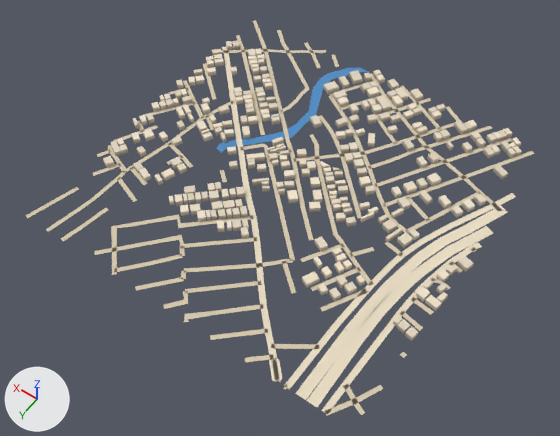
A saved change to the glTF model public/assets/bengaluru-region-v1/tiles/t-14_5-l1.glb.
The view is the same before and after, from a camera (50 mm lens) standing at (-7131.0, 3316.0, 797.0) and looking at (-6757.0, 2792.0, -26.0). Every picture has the same lights, and +X, +Y and +Z are marked at lower left. The picture after the commit comes second.

Names of what the first picture shows: 'building', 'ground', 'water'.
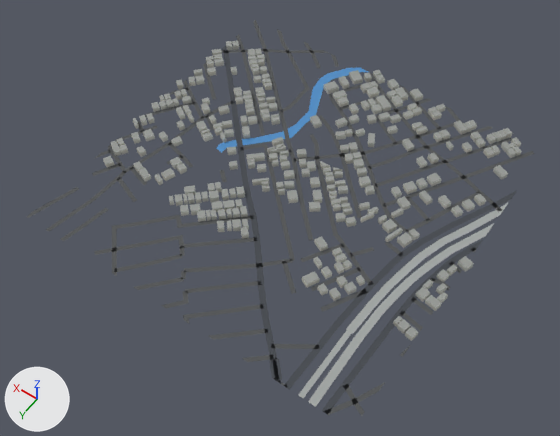
What differs and where, as boxes (x1, y1, x2, y2) in the pictures (560 x 436 px; the box of a moved part takes in the faces that stretch with it):
'ground', reshaped: before (25, 21, 535, 415); after (27, 20, 535, 416)
part 1 of me_building, recoloured: (103, 41, 522, 341) in both
part 2 of me_ground, rebuilt: before (307, 226, 493, 407); after (308, 224, 494, 407)
part 3 of me_ground, rebuilt: before (345, 205, 508, 335); after (346, 202, 509, 334)
part 4 of me_ground, rebuilt (10% narrower): before (295, 329, 354, 400); after (299, 330, 352, 398)
part 5 of me_ground, moved or reshaped: before (25, 21, 516, 415); after (27, 20, 516, 416)
part 6 of me_ground, recoloured: (54, 30, 535, 415) in both

What the commit changed:
me_building is used by ob_building; location (-7000.0, 2500.0, 0.0).
me_building had 2260 vertices, 2824 faces and spanned x -8.0..506.0, y -6.0..381.0, z 0.0..8.0.
me_building now has 2260 vertices, 3388 faces and spans x -8.0..506.0, y -6.0..381.0, z 0.0..8.0.
me_building part 1: 2824 kept faces spanning x -8.0..506.0, y -6.0..381.0, z 0.0..8.0 get new vertex colours.
Edits to the shape of me_building do not show in these pictures.
me_ground is used by ob_ground; location (-7000.0, 2500.0, 0.0).
me_ground had 894 vertices, 700 faces and spanned x -6.0..503.0, y -3.0..503.0, z 1.0.
me_ground now has 926 vertices, 728 faces and spans x 0.0..500.0, y 0.0..500.0, z 1.0.
me_ground part 2: the loose piece of 28 vertices spanning x -6.0..60.0, y 165.0..500.0, z 1.0 is rebuilt with 30 vertices and now spans x 0.0..59.0, y 155.0..500.0, z 1.0.
me_ground part 3: the loose piece of 24 vertices spanning x -6.0..74.0, y 124.0..400.0, z 1.0 is rebuilt with 24 vertices and now spans x 0.0..72.0, y 113.0..400.0, z 1.0.
me_ground part 4: the loose piece of 8 vertices spanning x 60.0..74.0, y 400.0..500.0, z 1.0 is rebuilt with 8 vertices and now spans x 63.0..71.0, y 400.0..500.0, z 1.0.
Part 5, on me_ground:
65 vertices are removed from x -4.0..503.0, y -3.0..503.0, z 1.0.
82 faces are deleted.
6 vertices in x 1.0..449.0, y 213.0..480.0, z 1.0 move by (-1.0, 0.0, 0.0).
5 vertices in x -1.0..338.0, y 207.0..474.0, z 1.0 move by (1.0, 0.0, 0.0).
5 vertices in x -1.0..461.0, y 165.0..447.0, z 1.0 move by (1.0, -1.0, 0.0).
4 vertices in x 343.0..502.0, y -2.0..498.0, z 1.0 move by (-2.0, 2.0, 0.0).
3 vertices in x 36.0..182.0, y -2.0..498.0, z 1.0 move by (1.0, 2.0, 0.0).
3 vertices in x 31.0..177.0, y 2.0..502.0, z 1.0 move by (-1.0, -2.0, 0.0).
48 vertices move from x -4.0..503.0, y -3.0..503.0, z 1.0 to x 0.0..500.0, y 0.0..500.0, z 1.0.
90 vertices are added at x 0.0..500.0, y 0.0..500.0, z 1.0.
5 new vertices lie (8.0, 0.0, 0.0) away from vertices in x 31.0..306.0, y 479.0..500.0, z 1.0.
108 new faces join them.
me_ground part 6: 565 kept faces spanning x 0.0..500.0, y 0.0..500.0, z 1.0 get new vertex colours; the middle colour goes from beige #d7c9ae to dark grey #535556.
